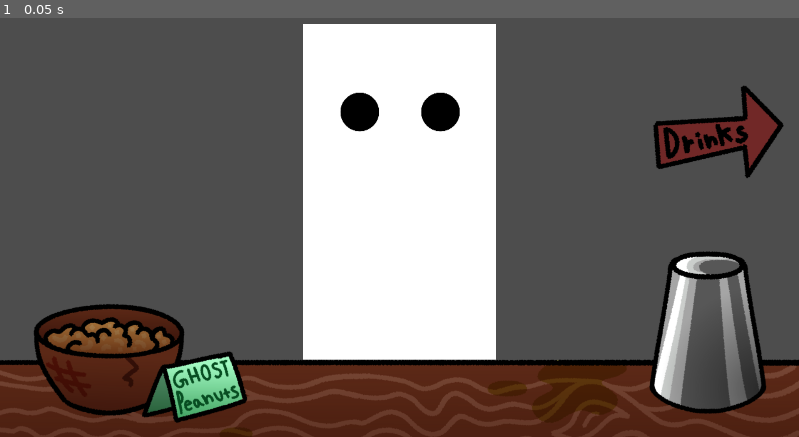
Above: before the commit, frame 1.
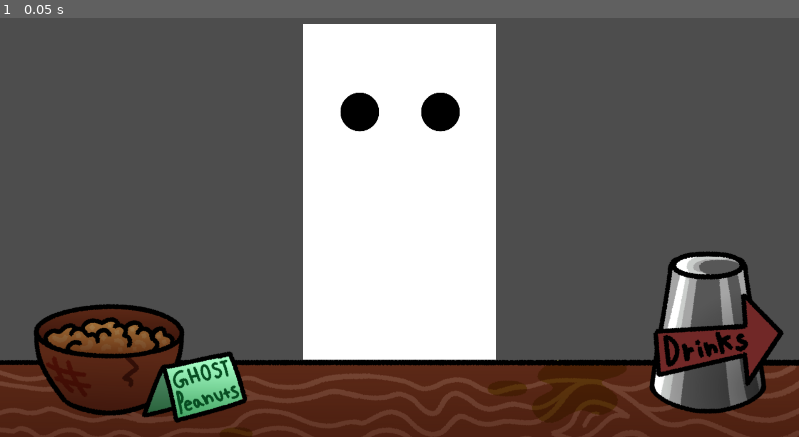
Above: after the commit, the same moment.

Repository: ChoppingChungy/spirit-game
Game: Godot game, scene res://src/scenes/main_game.tscn
Same seed, same stepped clock (60 frames per second), same inputs: the game is played once before the commit and once after it.
Inputs:
- Up to frame 1 (0.05 s): no input

The runs differ from the first frame. In frame 1, 3.4% of the frame differs, in the area x 81-99%, y 16-88%.

Commit message:
Implemented basic drink mix selector

Diff:
--- a/src/scenes/bar.tscn
+++ b/src/scenes/bar.tscn
@@ -1,6 +1,7 @@
 [gd_scene format=3 uid="uid://bvkn4awiardov"]
 
 [ext_resource type="Texture2D" uid="uid://dn3e0xx6flke7" path="res://src/resources/images/Bar_Top.png" id="1_d4wn3"]
+[ext_resource type="Script" uid="uid://bhx8056skxm5g" path="res://src/scripts/bar.gd" id="1_unsi2"]
 
 [sub_resource type="Gradient" id="Gradient_0cvp5"]
 offsets = PackedFloat32Array(1)
@@ -19,6 +20,7 @@
 fill_to = Vector2(1, 0.5121528)
 
 [node name="Bar" type="Node2D" unique_id=452952164]
+script = ExtResource("1_unsi2")
 
 [node name="Ghost" type="Sprite2D" parent="." unique_id=1475523166]
 position = Vector2(960, 490)
--- /dev/null
+++ b/src/scenes/drink_selected_menu.tscn
@@ -0,0 +1,58 @@
+[gd_scene format=3 uid="uid://c3b0oklocj8vt"]
+
+[ext_resource type="PackedScene" uid="uid://dpo8resl6cwkm" path="res://src/scenes/drink_tooltip.tscn" id="1_c1gg7"]
+[ext_resource type="Script" uid="uid://ubf7i7x2vl7p" path="res://src/scripts/drink_selected_menu.gd" id="1_fqaic"]
+
+[sub_resource type="Gradient" id="Gradient_c1gg7"]
+
+[sub_resource type="GradientTexture2D" id="GradientTexture2D_cfbgu"]
+gradient = SubResource("Gradient_c1gg7")
+
+[sub_resource type="Gradient" id="Gradient_fqaic"]
+
+[sub_resource type="GradientTexture2D" id="GradientTexture2D_51o8a"]
+gradient = SubResource("Gradient_fqaic")
+
+[node name="DrinkSelectedMenu" type="Control" unique_id=1465867085]
+layout_mode = 3
+anchors_preset = 15
+anchor_right = 1.0
+anchor_bottom = 1.0
+grow_horizontal = 2
+grow_vertical = 2
+script = ExtResource("1_fqaic")
+
+[node name="DrinkTooltip" parent="." unique_id=1355192030 instance=ExtResource("1_c1gg7")]
+layout_mode = 1
+
+[node name="Mix" type="TextureButton" parent="." unique_id=1162989709]
+layout_mode = 1
+anchors_preset = 1
+anchor_left = 1.0
+anchor_right = 1.0
+offset_left = -375.0
+offset_top = 117.0
+offset_right = -119.0
+offset_bottom = 338.0
+grow_horizontal = 0
+texture_normal = SubResource("GradientTexture2D_cfbgu")
+stretch_mode = 0
+
+[node name="Cancel" type="TextureButton" parent="." unique_id=2108879615]
+layout_mode = 1
+anchors_preset = 3
+anchor_left = 1.0
+anchor_top = 1.0
+anchor_right = 1.0
+anchor_bottom = 1.0
+offset_left = -363.0
+offset_top = -318.0
+offset_right = -119.0
+offset_bottom = -79.0
+grow_horizontal = 0
+grow_vertical = 0
+texture_normal = SubResource("GradientTexture2D_51o8a")
+stretch_mode = 0
+
+[connection signal="pressed" from="Mix" to="." method="_on_mix_pressed"]
+[connection signal="pressed" from="Cancel" to="." method="_on_cancel_pressed"]
--- /dev/null
+++ b/src/scenes/drink_tooltip.tscn
@@ -0,0 +1,38 @@
+[gd_scene format=3 uid="uid://dpo8resl6cwkm"]
+
+[ext_resource type="Script" uid="uid://bclad3qt5w183" path="res://src/scripts/drink_tooltip.gd" id="1_btcjj"]
+
+[node name="DrinkTooltip" type="Control" unique_id=1355192030]
+layout_mode = 3
+anchors_preset = 15
+anchor_right = 1.0
+anchor_bottom = 1.0
+grow_horizontal = 2
+grow_vertical = 2
+mouse_filter = 2
+script = ExtResource("1_btcjj")
+
+[node name="PanelContainer" type="PanelContainer" parent="." unique_id=788719231]
+layout_mode = 0
+offset_right = 722.0
+offset_bottom = 500.0
+
+[node name="MarginContainer" type="MarginContainer" parent="PanelContainer" unique_id=2137686157]
+layout_mode = 2
+theme_override_constants/margin_left = 50
+theme_override_constants/margin_top = 50
+
+[node name="VBoxContainer" type="VBoxContainer" parent="PanelContainer/MarginContainer" unique_id=1490884482]
+layout_mode = 2
+
+[node name="Title" type="Label" parent="PanelContainer/MarginContainer/VBoxContainer" unique_id=2028955773]
+layout_mode = 2
+theme_override_font_sizes/font_size = 92
+text = "Drink name"
+
+[node name="Information" type="Label" parent="PanelContainer/MarginContainer/VBoxContainer" unique_id=2072478807]
+layout_mode = 2
+theme_override_font_sizes/font_size = 54
+text = "- Stuff 1
+- Stuff 2
+- Stuff 3"
--- a/src/scenes/mix.tscn
+++ b/src/scenes/mix.tscn
@@ -74,3 +74,17 @@
 offset_right = 1368.0
 offset_bottom = 458.0
 texture_normal = SubResource("GradientTexture2D_qgsut")
+
+[node name="TextureButton6" type="TextureButton" parent="." unique_id=1132621558]
+offset_left = 1433.0
+offset_top = 89.0
+offset_right = 1637.0
+offset_bottom = 458.0
+texture_normal = SubResource("GradientTexture2D_qgsut")
+
+[connection signal="pressed" from="TextureButton" to="." method="_on_drink_clicked" binds= [0]]
+[connection signal="pressed" from="TextureButton2" to="." method="_on_drink_clicked" binds= [1]]
+[connection signal="pressed" from="TextureButton3" to="." method="_on_drink_clicked" binds= [2]]
+[connection signal="pressed" from="TextureButton4" to="." method="_on_drink_clicked" binds= [3]]
+[connection signal="pressed" from="TextureButton5" to="." method="_on_drink_clicked" binds= [4]]
+[connection signal="pressed" from="TextureButton6" to="." method="_on_drink_clicked" binds= [5]]
--- a/src/scenes/scene_switcher.tscn
+++ b/src/scenes/scene_switcher.tscn
@@ -11,6 +11,7 @@
 anchor_bottom = 1.0
 grow_horizontal = 2
 grow_vertical = 2
+mouse_filter = 2
 script = ExtResource("1_jd2g2")
 
 [node name="Switcher" type="TextureButton" parent="." unique_id=255278187]
@@ -21,8 +22,8 @@
 anchor_right = 1.0
 anchor_bottom = 0.5
 offset_left = -400.0
-offset_top = -340.0
-offset_bottom = -40.0
+offset_top = 160.0
+offset_bottom = 460.0
 grow_horizontal = 0
 grow_vertical = 2
 texture_normal = ExtResource("2_1dsul")
--- /dev/null
+++ b/src/scripts/bar.gd
@@ -0,0 +1,2 @@
+class_name Bar
+extends Node2D
--- /dev/null
+++ b/src/scripts/drink_selected_menu.gd
@@ -0,0 +1,21 @@
+class_name DrinkSelectedMenu
+extends Control
+
+signal mixed
+signal canceled
+
+@onready var drink_tooltip: DrinkTooltip = $DrinkTooltip
+
+func _on_mix_pressed() -> void:
+	mixed.emit()
+	queue_free()
+
+
+func _on_cancel_pressed() -> void:
+	canceled.emit()
+	queue_free()
+
+
+func set_tooltip(title: String, information: String) -> void:
+	drink_tooltip.set_title(title)
+	drink_tooltip.set_information(information)
--- /dev/null
+++ b/src/scripts/drink_tooltip.gd
@@ -0,0 +1,11 @@
+class_name DrinkTooltip
+extends Control
+
+@onready var title: Label = $PanelContainer/MarginContainer/VBoxContainer/Title
+@onready var information: Label = $PanelContainer/MarginContainer/VBoxContainer/Information
+
+func set_title(p_title: String) -> void:
+	title.text = p_title
+
+func set_information(p_information: String) -> void:
+	information.text = p_information
--- a/src/scripts/main_game.gd
+++ b/src/scripts/main_game.gd
@@ -3,26 +3,37 @@
 const BAR = preload("uid://bvkn4awiardov")
 const MIX = preload("uid://rswunmjp4n4w")
 const TOPPING = preload("uid://co61gy3pe3qm8")
+const DRINK_SELECTED_MENU = preload("uid://c3b0oklocj8vt")
 
 @onready var scene_switcher: SceneSwitcher = $GUI/SceneSwitcher
+
 @onready var world: Node2D = %World
 
 var current_scene: Node2D
 var current_scene_name: String
+
+var current_selected_drink: String
 
 enum Topping {
 	CHERRY,
 	BLOOD_ORANGE,
 }
 
-var current_drink: Dictionary = {
-	"base": [
-		"first",
-		"second",
-		"third",
-	],
-	"topping": "cherry",
+enum DrinkType {
+	VODKA,
+	TEQUILA,
+	BRANDY,
+	WHISKEY,
+	GIN,
+	RUM,
+	NONE, # Required as it's impossible to assign null to an enum-type var
 }
+
+class Drink:
+	var base: Array[DrinkType] = []
+	var topping: Topping
+
+var current_drink = Drink.new()
 
 func _ready() -> void:
 	current_scene = BAR.instantiate()
@@ -40,11 +51,12 @@
 
 	match current_scene_name:
 		"bar":
-			new_scene = MIX.instantiate()
+			new_scene = MIX.instantiate() as Mix
+			new_scene.drink_selected.connect(_on_mix_drink_selected)
 			new_scene_name = "drinks"
 			scene_switcher.set_pointing_to("bar")
 		"drinks":
-			new_scene = BAR.instantiate()
+			new_scene = BAR.instantiate() as Bar
 			new_scene_name = "bar"
 			scene_switcher.set_pointing_to("drinks")
 
@@ -55,3 +67,27 @@
 
 func _on_scene_switcher_scene_switched() -> void:
 	switch_scene()
+
+
+func _on_mix_drink_selected(drink_type: String) -> void:
+	var mix_scene := current_scene as Mix
+	var drink_menu := DRINK_SELECTED_MENU.instantiate() as DrinkSelectedMenu
+	# Connects the drink menu's pour function to pour the drink in the Mix scene and add it to the current_drink
+	drink_menu.mixed.connect(_on_drink_menu_mixed)
+	drink_menu.canceled.connect(_on_drink_menu_canceled)
+	add_child(drink_menu)
+	drink_menu.set_tooltip(DrinkType.keys().get(mix_scene.selected_drink), "Default")
+	print_debug(drink_type)
+
+
+func _on_drink_menu_mixed() -> void:
+	var mix_scene = current_scene as Mix
+	var poured_drink: DrinkType = mix_scene.pour() as DrinkType
+	current_drink.base.append(poured_drink)
+	if current_drink.base.size() == 3:
+		pass # Do something here to only allow mixing in the Mix menu.
+	print_debug(current_drink.base)
+
+func _on_drink_menu_canceled() -> void:
+	var mix_scene := current_scene as Mix
+	mix_scene.cancel()
--- a/src/scripts/mix.gd
+++ b/src/scripts/mix.gd
@@ -1 +1,48 @@
+class_name Mix
 extends Node2D
+
+signal drink_selected(drink_type: String)
+
+enum Drinks {
+	VODKA,
+	TEQUILA,
+	BRANDY,
+	WHISKEY,
+	GIN,
+	RUM,
+	NONE, # Required as it's impossible to assign null to an enum-type var
+}
+
+var selected_drink: Drinks = Drinks.NONE
+
+
+func _on_drink_clicked(drink_type: Drinks) -> void:
+	# Returns early if the drink isn't NONE, since that means we're currently deciding to pour or cancel.
+	if not selected_drink == Drinks.NONE:
+		pass
+
+	selected_drink = drink_type
+	print_debug(selected_drink)
+	match drink_type:
+		Drinks.VODKA:
+			drink_selected.emit("vodka")
+		Drinks.TEQUILA:
+			drink_selected.emit("tequila")
+		Drinks.BRANDY:
+			drink_selected.emit("brandy")
+		Drinks.WHISKEY:
+			drink_selected.emit("whiskey")
+		Drinks.GIN:
+			drink_selected.emit("gin")
+		Drinks.RUM:
+			drink_selected.emit("rum")
+
+
+func pour() -> int:
+	var returned_drink = selected_drink
+	selected_drink = Drinks.NONE
+	return returned_drink
+
+
+func cancel() -> void:
+	selected_drink = Drinks.NONE
Not shown, added: src/scripts/bar.gd.uid
Not shown, added: src/scripts/drink_selected_menu.gd.uid
Not shown, added: src/scripts/drink_tooltip.gd.uid
